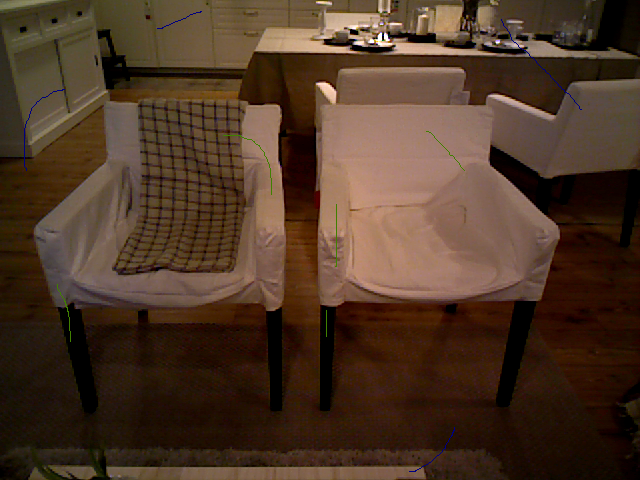
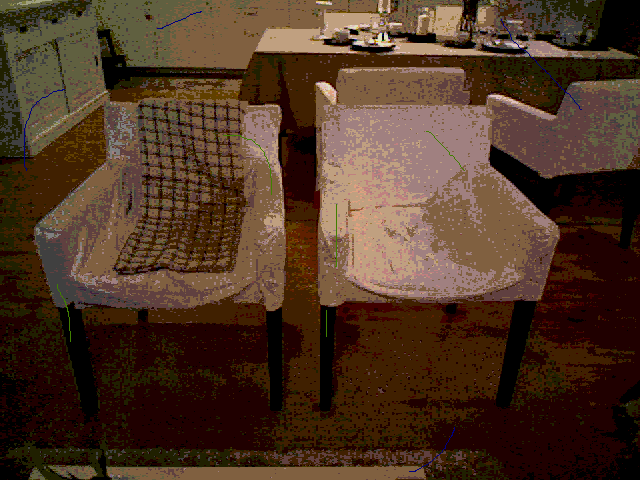
Layer changes from the first 640x480 image to the second:
painted on "72_LivingLow.png" over [0, 0, 640, 480]
